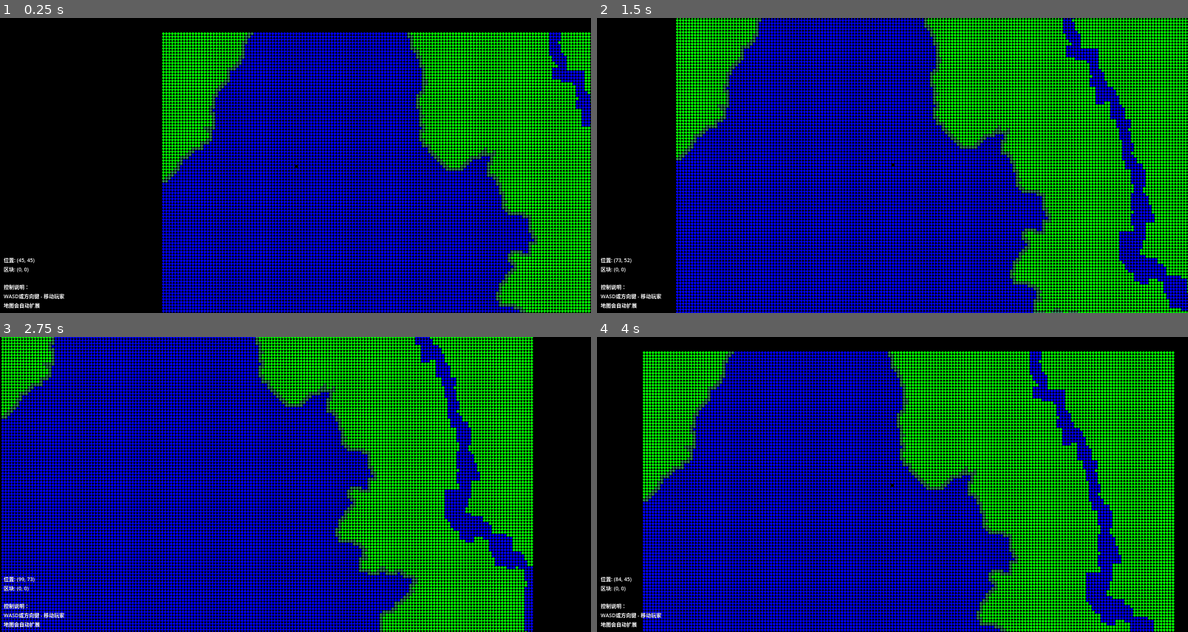
Above: before the commit, frames 1-4 (two rows, left to right).
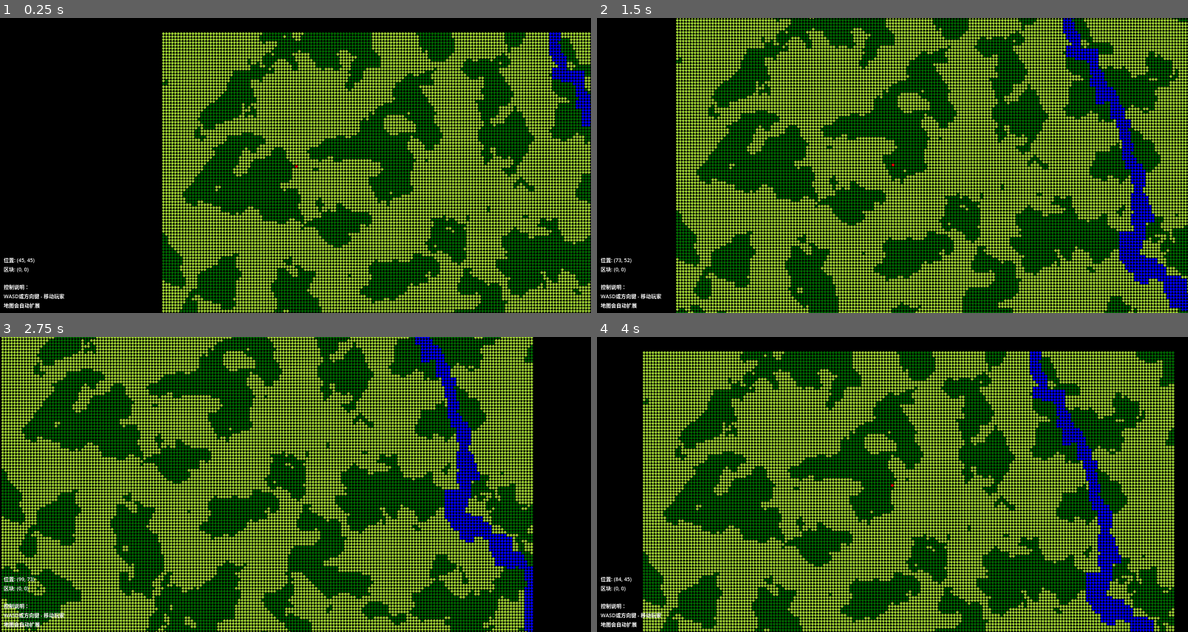
Above: after the commit, the same moments.

Repository: AliveGh0st/overmapchunkdemo
Game: Godot game, scene res://overmap_system.tscn
Same seed, same stepped clock (60 frames per second), same inputs: the game is played once before the commit and once after it.
Inputs:
- Up to frame 1 (0.25 s): no input
- Up to frame 2 (1.5 s): tap Enter at 0.5 s; hold Right (ui_right) 0.53-1.28 s; hold Down (ui_down) from 1.28 s (still down)
- Up to frame 3 (2.75 s): release Down (ui_down) at 2.03 s; hold Right (ui_right) from 2.03 s (still down)
- Up to frame 4 (4 s): release Right (ui_right) at 2.78 s; hold Up (ui_up) 2.78-3.53 s; hold Left (ui_left) from 3.53 s (still down)

The runs differ from the first frame. In frame 1, 55% of the frame differs, in the area x 27-100%, y 4-100%; in frame 2, 68%; in frame 3, 71%, in the area x 0-91%, y 0-100%; in frame 4, 67%.

Commit message:
新增森林生成

Diff:
--- a/overmap_renderer.gd
+++ b/overmap_renderer.gd
@@ -17,13 +17,15 @@
 var tile_map_layer: TileMapLayer
 var tile_set_resource: TileSet
 
-# 颜色设置（保留用于创建瓦片）
-const TERRAIN_COLOR = Color.GREEN
+# 颜色设置（CDDA终端风格颜色方案）
+const TERRAIN_COLOR = Color.YELLOW_GREEN # 田野颜色，黄色（CDDA经典田野色）
 const EMPTY_COLOR = Color.BLACK
-const PLAYER_COLOR = Color.RED
-const RIVER_COLOR = Color.BLUE # 河流颜色
-const LAKE_SURFACE_COLOR = Color.BLUE # 湖泊表面颜色
-const LAKE_SHORE_COLOR = Color.SEA_GREEN # 湖岸颜色，深蓝色
+const PLAYER_COLOR = Color.RED # 保持红色玩家标记
+const RIVER_COLOR = Color.BLUE # 河流颜色，亮蓝色（CDDA水域色）
+const LAKE_SURFACE_COLOR = Color.BLUE # 湖泊表面颜色，纯蓝色（深水区）
+const LAKE_SHORE_COLOR = Color.DARK_GRAY # 湖岸颜色，青色（CDDA浅水色）
+const FOREST_COLOR = Color.DARK_GREEN# 森林颜色，亮绿色（CDDA森林色）
+const FOREST_THICK_COLOR = Color.DARK_GREEN# 密林颜色，深绿色（CDDA密林色）
 
 # 地形类型和对应的瓦片ID
 const TERRAIN_TYPE_EMPTY = 0
@@ -31,6 +33,8 @@
 const TERRAIN_TYPE_RIVER = 2
 const TERRAIN_TYPE_LAKE_SURFACE = 3 # 湖泊表面
 const TERRAIN_TYPE_LAKE_SHORE = 4 # 湖岸
+const TERRAIN_TYPE_FOREST = 5 # 森林
+const TERRAIN_TYPE_FOREST_THICK = 6 # 密林
 
 # 地形类型到瓦片ID的映射
 const TERRAIN_TO_TILE_ID = {
@@ -38,7 +42,9 @@
 	TERRAIN_TYPE_LAND: 0,
 	TERRAIN_TYPE_RIVER: 1,
 	TERRAIN_TYPE_LAKE_SURFACE: 2,
-	TERRAIN_TYPE_LAKE_SHORE: 3
+	TERRAIN_TYPE_LAKE_SHORE: 3,
+	TERRAIN_TYPE_FOREST: 4,
+	TERRAIN_TYPE_FOREST_THICK: 5
 }
 # 新增河流生成参数
 const RIVER_DENSITY_PARAM = 1 # 对应 C++ settings->river_scale, 0.0 表示无河流. 值越小河越多但可能越细, 值越大河越少但可能越宽.
@@ -76,6 +82,30 @@
 
 # 湖泊噪声生成器
 var lake_noise: FastNoiseLite
+
+# 森林生成参数（完全匹配C++逻辑）
+const FOREST_NOISE_THRESHOLD_FOREST = 0.25 # 森林生成阈值
+const FOREST_NOISE_THRESHOLD_FOREST_THICK = 0.3 # 密林生成阈值
+const FOREST_SIZE_ADJUST = 0.0 # 森林大小调整值，对应C++的forest_size_adjust
+
+# 森林噪声参数 - 第一层（森林基础分布）
+const FOREST_NOISE_1_OCTAVES = 4
+const FOREST_NOISE_1_PERSISTENCE = 0.5
+const FOREST_NOISE_1_SCALE = 0.03
+const FOREST_NOISE_1_POWER = 2.0
+
+# 森林噪声参数 - 第二层（密度减少效果）
+const FOREST_NOISE_2_OCTAVES = 6
+const FOREST_NOISE_2_PERSISTENCE = 0.5
+const FOREST_NOISE_2_SCALE = 0.07
+const FOREST_NOISE_2_POWER = 3.0
+
+# 森林噪声生成器
+var forest_noise_1: FastNoiseLite # 第一层噪声 - 森林基础分布
+var forest_noise_2: FastNoiseLite # 第二层噪声 - 森林密度减少效果
+
+# 全局种子系统（确保所有噪声生成器使用相同种子）
+var world_seed: int = 0
 
 # 防止无限循环的变量
 var chunk_creation_cooldown: float = 0.0
@@ -105,9 +135,15 @@
 
 func _ready():
 	add_to_group("overmap_manager")
+
+	# 初始化全局种子
+	world_seed = randi()
+	print("World seed: ", world_seed)
+
 	update_viewport_size()  # 计算视野大小
 	setup_tilemap()
 	setup_lake_noise()
+	setup_forest_noise()
 
 	# 监听窗口大小变化
 	get_viewport().size_changed.connect(_on_viewport_size_changed)
@@ -182,7 +218,9 @@
 		RIVER_COLOR,            # TERRAIN_TYPE_RIVER = 1
 		LAKE_SURFACE_COLOR,     # TERRAIN_TYPE_LAKE_SURFACE = 2
 		LAKE_SHORE_COLOR,       # TERRAIN_TYPE_LAKE_SHORE = 3
-		PLAYER_COLOR            # 玩家标记 = 4
+		FOREST_COLOR,           # TERRAIN_TYPE_FOREST = 4
+		FOREST_THICK_COLOR,     # TERRAIN_TYPE_FOREST_THICK = 5
+		PLAYER_COLOR            # 玩家标记 = 6 (更新索引)
 	]
 
 	# 创建一个包含所有颜色的纹理图集，每个瓦片TILE_SIZE像素
@@ -231,11 +269,29 @@
 func setup_lake_noise():
 	"""初始化湖泊噪声生成器"""
 	lake_noise = FastNoiseLite.new()
-	lake_noise.seed = randi()  # 使用随机种子
+	lake_noise.seed = world_seed  # 使用全局种子
 	lake_noise.frequency = LAKE_NOISE_SCALE
 	lake_noise.noise_type = FastNoiseLite.TYPE_SIMPLEX
 	lake_noise.fractal_octaves = LAKE_NOISE_OCTAVES
 	lake_noise.fractal_gain = LAKE_NOISE_PERSISTENCE
+
+func setup_forest_noise():
+	"""初始化森林噪声生成器 - 完全匹配C++的双层噪声逻辑"""
+	# 第一层噪声 - 森林基础分布
+	forest_noise_1 = FastNoiseLite.new()
+	forest_noise_1.seed = world_seed  # 使用全局种子
+	forest_noise_1.frequency = FOREST_NOISE_1_SCALE
+	forest_noise_1.noise_type = FastNoiseLite.TYPE_SIMPLEX
+	forest_noise_1.fractal_octaves = FOREST_NOISE_1_OCTAVES
+	forest_noise_1.fractal_gain = FOREST_NOISE_1_PERSISTENCE
+
+	# 第二层噪声 - 森林密度减少效果
+	forest_noise_2 = FastNoiseLite.new()
+	forest_noise_2.seed = world_seed + 1  # 使用稍微不同的种子避免完全相同的噪声
+	forest_noise_2.frequency = FOREST_NOISE_2_SCALE
+	forest_noise_2.noise_type = FastNoiseLite.TYPE_SIMPLEX
+	forest_noise_2.fractal_octaves = FOREST_NOISE_2_OCTAVES
+	forest_noise_2.fractal_gain = FOREST_NOISE_2_PERSISTENCE
 
 func check_and_generate_chunks():
 	"""检查玩家位置并在需要时生成新区块"""
@@ -332,6 +388,9 @@
 	# 在河流生成后，尝试生成湖泊
 	# 湖泊会覆盖河流，但河流生成时已经避开了湖泊区域，减少冲突
 	_place_lakes_for_chunk(chunk_coord)
+
+	# 最后生成森林（在湖泊之后，确保森林能看到最终的地形状态）
+	_place_forests_for_chunk(chunk_coord)
 
 func _place_rivers_for_chunk(p_chunk_coord: Vector2i):
 	# GDScript translation of C++ place_rivers function
@@ -613,7 +672,7 @@
 func _random_entry_removed(arr: Array):
 	if arr.is_empty():
 		push_warning("Attempted to remove random entry from empty array.")
-		return Vector2i.ZERO
+		return Vector2.ZERO
 	var idx = randi() % arr.size()
 	var entry = arr[idx]
 	arr.remove_at(idx)
@@ -826,7 +885,7 @@
 	"""检查指定世界坐标是否应该生成湖泊"""
 	# 获取噪声值
 	var noise_value = lake_noise.get_noise_2d(world_pos.x, world_pos.y)
-	# 规范化到0-1范围
+	# 规范化到0-1 范围
 	noise_value = (noise_value + 1.0) * 0.5
 	# 应用幂运算使分布更稀疏
 	noise_value = pow(noise_value, LAKE_NOISE_POWER)
@@ -1040,7 +1099,7 @@
 	# 如果位置没有变化，只需要处理闪烁
 	if new_player_pos == player_marker_tile_pos:
 		if player_visible:
-			tile_map_layer.set_cell(player_marker_tile_pos, 0, Vector2i(0, 5))  # 玩家用红色瓦片（索引5）
+			tile_map_layer.set_cell(player_marker_tile_pos, 0, Vector2i(0, 6))  # 玩家用红色瓦片（索引6）
 			print("Set player tile visible at: ", player_marker_tile_pos)
 		else:
 			# 显示原始地形
@@ -1058,7 +1117,7 @@
 	# 设置新位置
 	player_marker_tile_pos = new_player_pos
 	if player_visible:
-		tile_map_layer.set_cell(player_marker_tile_pos, 0, Vector2i(0, 5))  # 玩家标记
+		tile_map_layer.set_cell(player_marker_tile_pos, 0, Vector2i(0, 6))  # 玩家标记
 		print("Set new player position: ", player_marker_tile_pos)
 
 # TileMapLayer渲染不需要自定义_draw方法
@@ -1118,3 +1177,58 @@
 		edge_info, chunk_creation_cooldown, map_size_x, map_size_y, canvas_size_x, canvas_size_y,
 		", ".join(surrounding_chunks)
 	]
+
+func forest_noise_at(world_pos: Vector2i) -> float:
+	"""完全匹配C++的om_noise_layer_forest::noise_at函数"""
+	# 第一层噪声 - 森林基础分布
+	# C++: float r = scaled_octave_noise_3d( 4, 0.5, 0.03, 0, 1, p.x(), p.y(), get_seed() );
+	var r = forest_noise_1.get_noise_2d(world_pos.x, world_pos.y)
+	# 将噪声值从[-1,1]范围映射到[0,1]范围
+	r = (r + 1.0) * 0.5
+	# C++: r = std::pow( r, 2.0f );
+	r = pow(r, FOREST_NOISE_1_POWER)
+
+	# 第二层噪声 - 森林密度减少效果
+	# C++: float d = scaled_octave_noise_3d( 6, 0.5, 0.07, 0, 1, p.x(), p.y(), get_seed() );
+	var d = forest_noise_2.get_noise_2d(world_pos.x, world_pos.y)
+	# 将噪声值从[-1,1]范围映射到[0,1]范围
+	d = (d + 1.0) * 0.5
+	# C++: d = std::pow( d, 3.0f );
+	d = pow(d, FOREST_NOISE_2_POWER)
+
+	# C++: return std::max( 0.0f, r - d * 0.5f );
+	return max(0.0, r - d * 0.5)
+func _place_forests_for_chunk(chunk_coord: Vector2i):
+	"""完全匹配C++的overmap::place_forests()函数逻辑"""
+	# 计算区块在世界坐标中的起始位置
+	var world_start_x = chunk_coord.x * CHUNK_SIZE
+	var world_start_y = chunk_coord.y * CHUNK_SIZE
+
+	# C++: const oter_id default_oter_id( settings->default_oter[OVERMAP_DEPTH] );
+	# 在我们的实现中，默认地形类型是TERRAIN_TYPE_LAND
+	var default_terrain_type = TERRAIN_TYPE_LAND
+
+	# C++: for( int x = 0; x < OMAPX; x++ ) { for( int y = 0; y < OMAPY; y++ ) { ... } }
+	for x in range(CHUNK_SIZE):
+		for y in range(CHUNK_SIZE):
+			var world_pos = Vector2i(world_start_x + x, world_start_y + y)
+			var current_terrain = terrain_data.get(world_pos, TERRAIN_TYPE_EMPTY)
+
+			# C++: At this point in the process, we only want to consider converting the terrain into
+			# a forest if it's currently the default terrain type (e.g. a field).
+			# C++: if( oter != default_oter_id ) { continue; }
+			if current_terrain != default_terrain_type:
+				continue
+
+			# C++: const float n = f.noise_at( p.xy() );
+			var n = forest_noise_at(world_pos)
+
+			# C++: If the noise here meets our threshold, turn it into a forest.
+			# C++: if( n + forest_size_adjust > settings->overmap_forest.noise_threshold_forest_thick ) {
+			if n + FOREST_SIZE_ADJUST > FOREST_NOISE_THRESHOLD_FOREST_THICK:
+				# C++: ter_set( p, oter_forest_thick );
+				terrain_data[world_pos] = TERRAIN_TYPE_FOREST_THICK
+			# C++: } else if( n + forest_size_adjust > settings->overmap_forest.noise_threshold_forest ) {
+			elif n + FOREST_SIZE_ADJUST > FOREST_NOISE_THRESHOLD_FOREST:
+				# C++: ter_set( p, oter_forest );
+				terrain_data[world_pos] = TERRAIN_TYPE_FOREST
